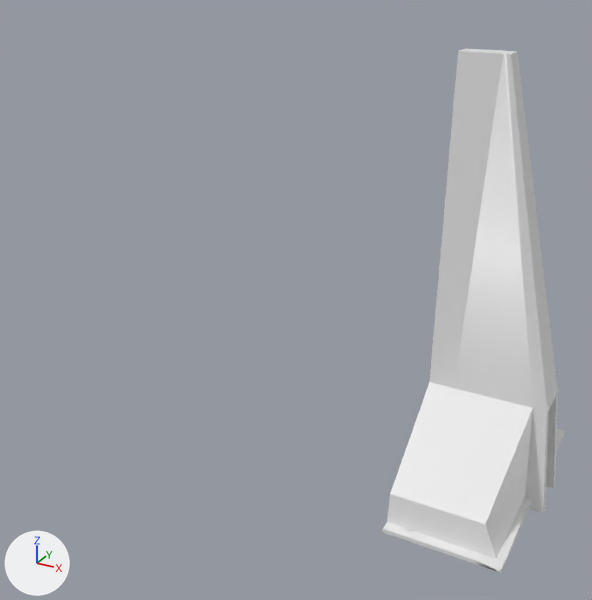
A saved change to the FBX model Assets/Models/Blockout/Home/SM_Bridge_Doorway_Top.fbx.
Before and after are seen from a camera (50 mm lens) standing at (265.0, -78.1, 49.5) and looking at (207.4, 26.5, -2.8). Arrows for +X, +Y and +Z are at lower left; the lights stay in place. Where no turn or scale is listed for an object, it has been applied to the vertices. Vertices at the same position are counted once.

Objects in the first picture: 'B_Doorway_01'.
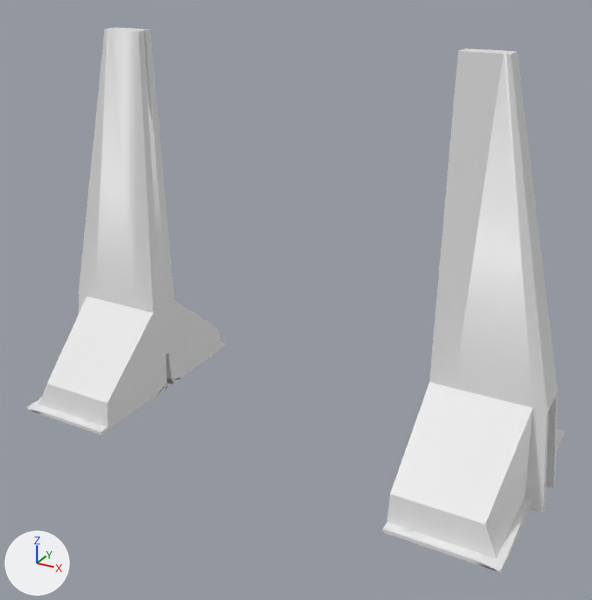
Where the newer file only moved an object's origin or applied its transform, the numbers keep the older frame.

The edits, one by one:
me_cube_009 is used by ob_b_doorway_01; location (248.0, 28.8, -25.6).
me_cube_009 had 303 vertices, 306 faces and spanned x -17.3..1.6, y -19.1..19.1, z -1.7..62.2.
me_cube_009 now has 606 vertices, 612 faces and spans x -87.9..1.6, y -19.1..19.1, z -1.7..62.2.
me_cube_009 part 1: a new loose piece of 298 vertices spanning x -87.9..-68.9, y -19.1..19.1, z -1.7..62.2, in mat_material_002 (white #e7e7e7).

Location of each change, [x1, y1, x2, y2] in pixels of the pictures (592 x 600 px):
'B_Doorway_01', reshaped (193% wider)
    before: [382, 48, 565, 573]
    after: [27, 27, 565, 573]
part 1 of me_cube_009, added
    after: [27, 27, 226, 435]
